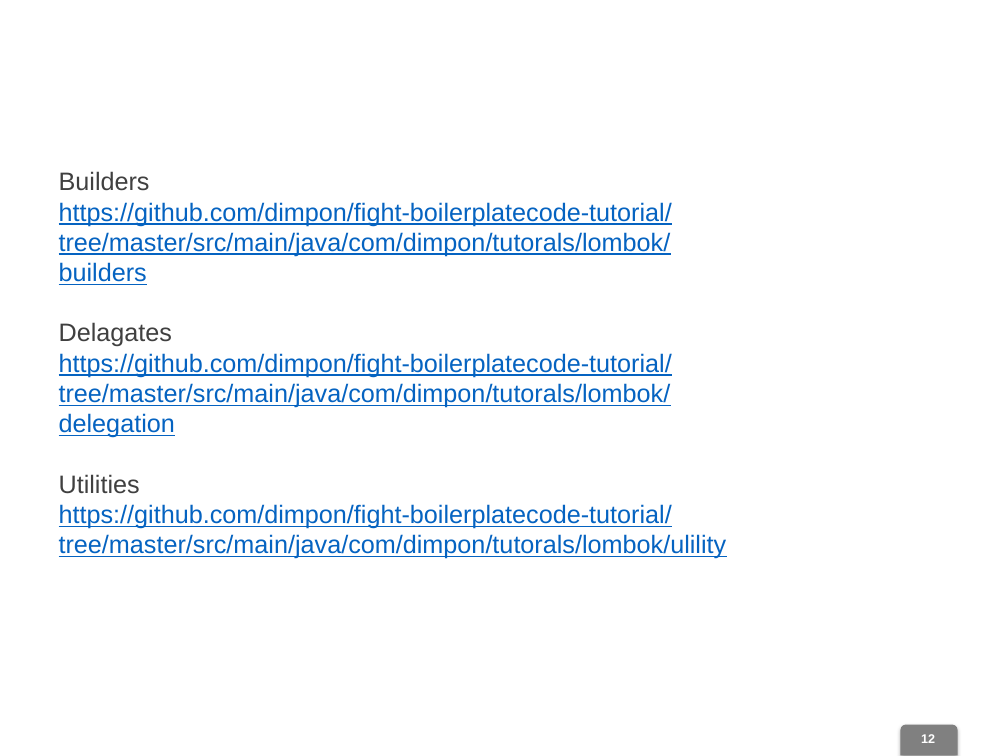
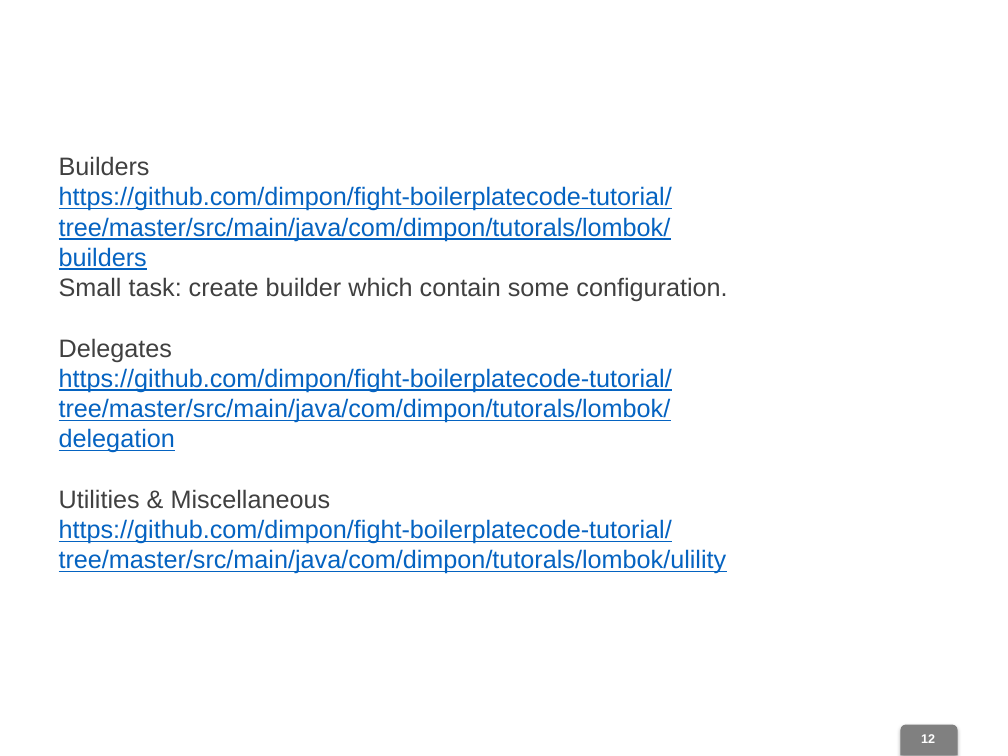
Before and after one commit to dimpon/fight-boilerplatecode-tutorial, a slide deck: slide 12 of Boilerplate.pptx. Drawn at 1008x756 pixels with LibreOffice and Linux fonts; fonts in the diff are those of the drawing; background and template pictures are left out. Boxes give left, top, right and bottom in pixels: in the first picture for what was removed or moved away, otherwise in the second. Text is boxed around its words. In the diff, an @@ line names an element or a change of style, - is before the commit and + after.

```diff
--- a/Boilerplate.pptx
+++ b/Boilerplate.pptx
@@ text "Builders" moved from (x1=59, y1=171, x2=727, y2=559) to (x1=59, y1=156, x2=727, y2=574) @@
@@ text at (x1=59, y1=186, x2=727, y2=362): text changed @@
-https://github.com/dimpon/fight-boilerplatecode-tutorial/tree/master/src/main/java/com/dimpon/tutorals/lombok/builders
-Delagates
+https://github.com/dimpon/fight-boilerplatecode-tutorial/tree/master/src/main/java/com/dimpon/tutorals/lombok/builders
+Small task: create builder which contain some configuration.
+Delegates
@@ text at (x1=59, y1=489, x2=331, y2=509): text changed @@
-Utilities
+Utilities & Miscellaneous
```
Also in this commit, not shown: 2 other slides changed, 6 slides removed, 9 other files.
